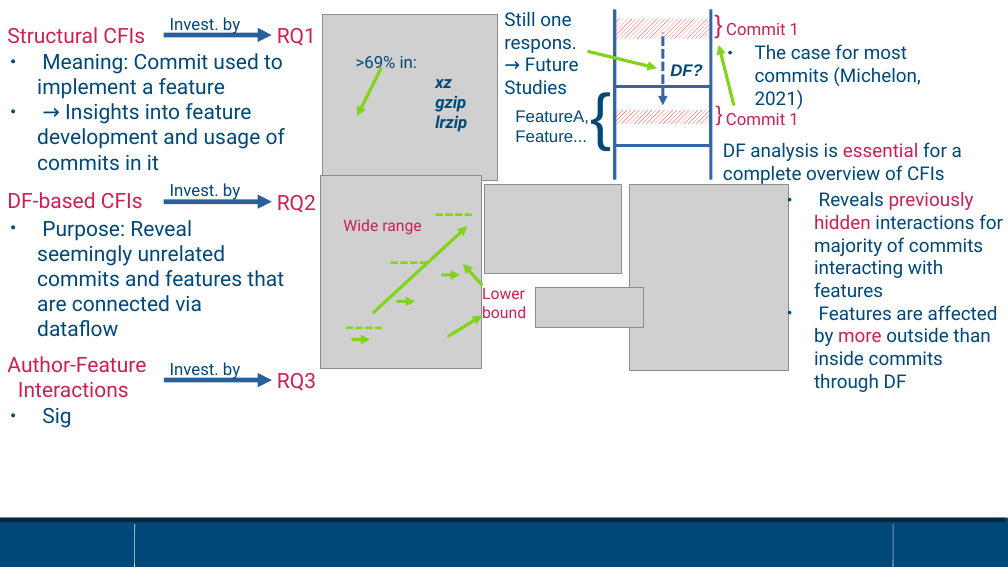
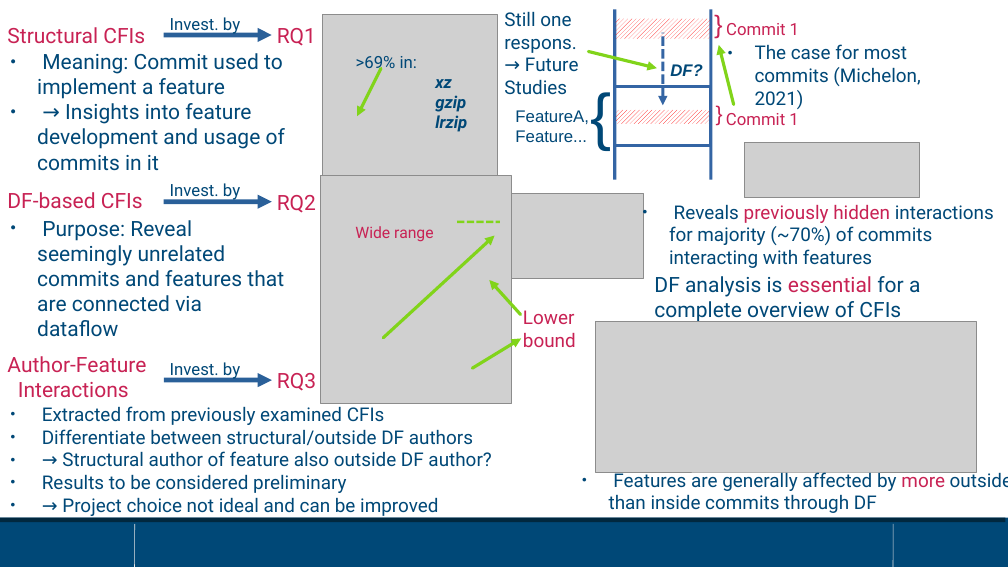
Before and after one commit to sisteu56/bachelor, a slide deck: slide 26 of pres/bachelor_thesis_pres.odp. Drawn at 1008x567 pixels with LibreOffice and Linux fonts; fonts in the diff are those of the drawing; grey boxes stand for pictures. Boxes give left, top, right and bottom in pixels: in the first picture for what was removed or moved away, otherwise in the second. Text is boxed around its words. In the diff, an @@ line names an element or a change of style, - is before the commit and + after.

```diff
--- a/pres/bachelor_thesis_pres.odp
+++ b/pres/bachelor_thesis_pres.odp
@@ picture: place and size @@
-picture at (536, 287, 644, 328)
+picture at (744, 143, 920, 198)
@@ picture: place and size @@
-picture at (321, 175, 481, 368)
+picture at (321, 175, 511, 404)
@@ picture: place and size @@
-picture at (485, 185, 622, 274)
+picture at (512, 194, 644, 279)
@@ text at (669, 204, 994, 268): text changed @@
-● Reveals previously hidden interactions for majority of commits interacting with features
-● Features are affected by more outside than inside commits through DF
+● Reveals previously hidden interactions for majority (~70%) of commits interacting with features
@@ text "Wide range": place and size @@
-text "Wide range" at (343, 219, 421, 235)
+text "Wide range" at (355, 226, 433, 242)
@@ arrow moved from (374, 312) - (467, 226) to (383, 338) - (495, 236) @@
@@ line moved from (436, 215) - (472, 215) to (457, 222) - (500, 222) @@
@@ line removed from (391, 262) to (426, 262) @@
@@ text "DF analysis is essential for ...": place and size @@
-text "DF analysis is essential for ..." at (723, 142, 962, 186)
+text "DF analysis is essential for ..." at (654, 276, 920, 324)
@@ text "DF analysis is essential for ..." at (654, 276, 920, 324): size 18 to 20 pt @@
@@ arrow removed from (442, 275) to (461, 275) @@
@@ arrow moved from (448, 337) - (482, 315) to (521, 315) - (489, 280) @@
@@ line removed from (346, 328) to (382, 328) @@
@@ arrow removed from (398, 302) to (415, 302) @@
@@ text "Lower bound": place and size @@
-text "Lower bound" at (482, 285, 526, 318)
+text "Lower bound" at (523, 310, 576, 347)
@@ text "Lower bound" at (523, 310, 576, 347): size 15 to 18 pt @@
@@ picture: place and size @@
-picture at (629, 185, 789, 371)
+picture at (595, 321, 976, 472)
@@ arrow removed from (352, 340) to (371, 340) @@
@@ arrow moved from (482, 284) - (463, 264) to (473, 368) - (521, 339) @@
@@ text removed at (42, 408, 71, 428) @@
-● Sig
@@ text added at (42, 406, 491, 516), 18 pt, text #004877 @@
+● Extracted from previously examined CFIs
+● Differentiate between structural/outside DF authors
+● → Structural author of feature also outside DF author?
+● Results to be considered preliminary
+● → Project choice not ideal and can be improved
@@ text added at (609, 469, 1008, 513), 18 pt, text #004877 @@
+● Features are generally affected by more outside than inside commits through DF
```
Also in this commit, not shown: 25 other slides changed.
